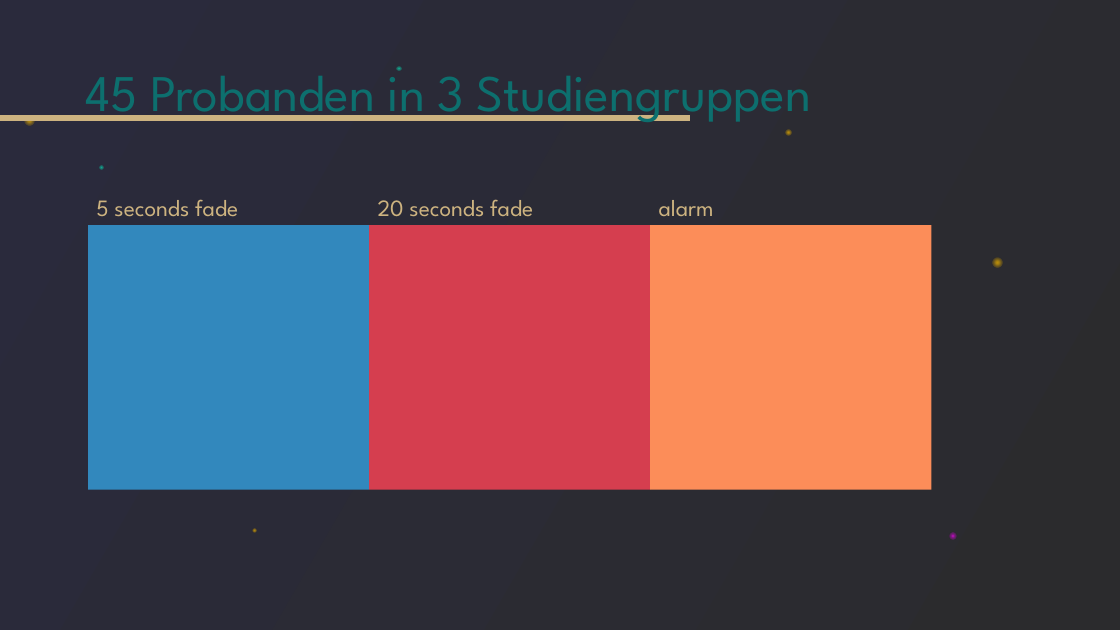
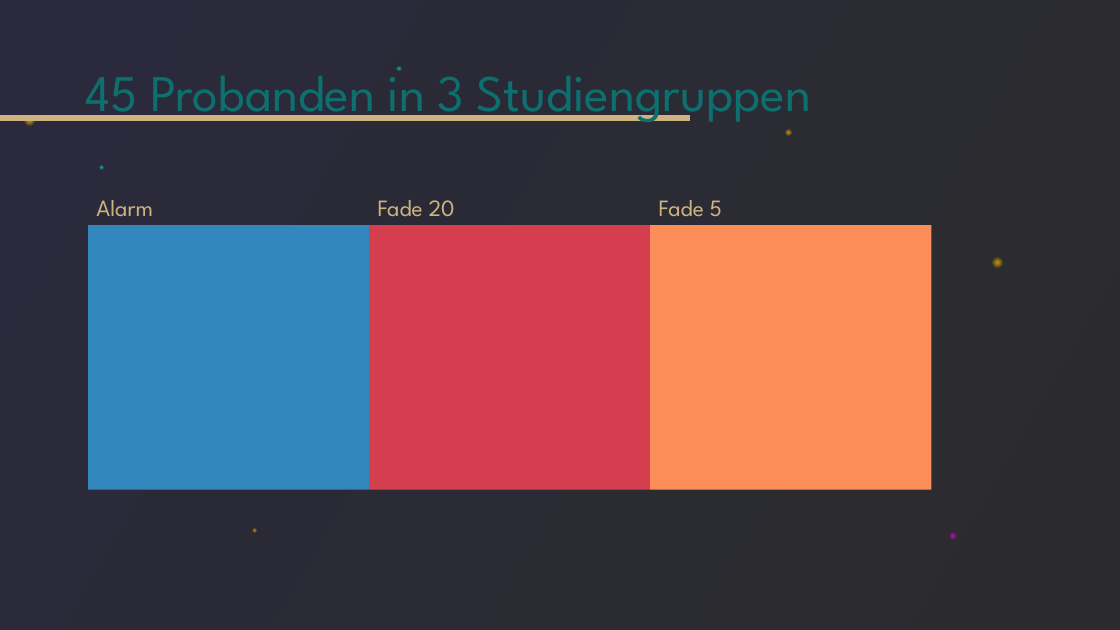
Before and after one commit to tlahmann/mci-af, a slide deck: slide 8 of presentation/Resync Studie.pptx. Drawn at 1120x630 pixels with LibreOffice and Linux fonts; fonts in the diff are those of the drawing. Boxes give left, top, right and bottom in pixels: in the first picture for what was removed or moved away, otherwise in the second. Text is boxed around its words. In the diff, an @@ line names an element or a change of style, - is before the commit and + after.

```diff
--- a/presentation/Resync Studie.pptx
+++ b/presentation/Resync Studie.pptx
@@ text at bbox=[96, 200, 153, 216]: text changed @@
-5 seconds fade
+Alarm
@@ text at bbox=[378, 200, 455, 216]: text changed @@
-20 seconds fade
+Fade 20
@@ text at bbox=[659, 200, 722, 216]: text changed @@
-alarm
+Fade 5
```
